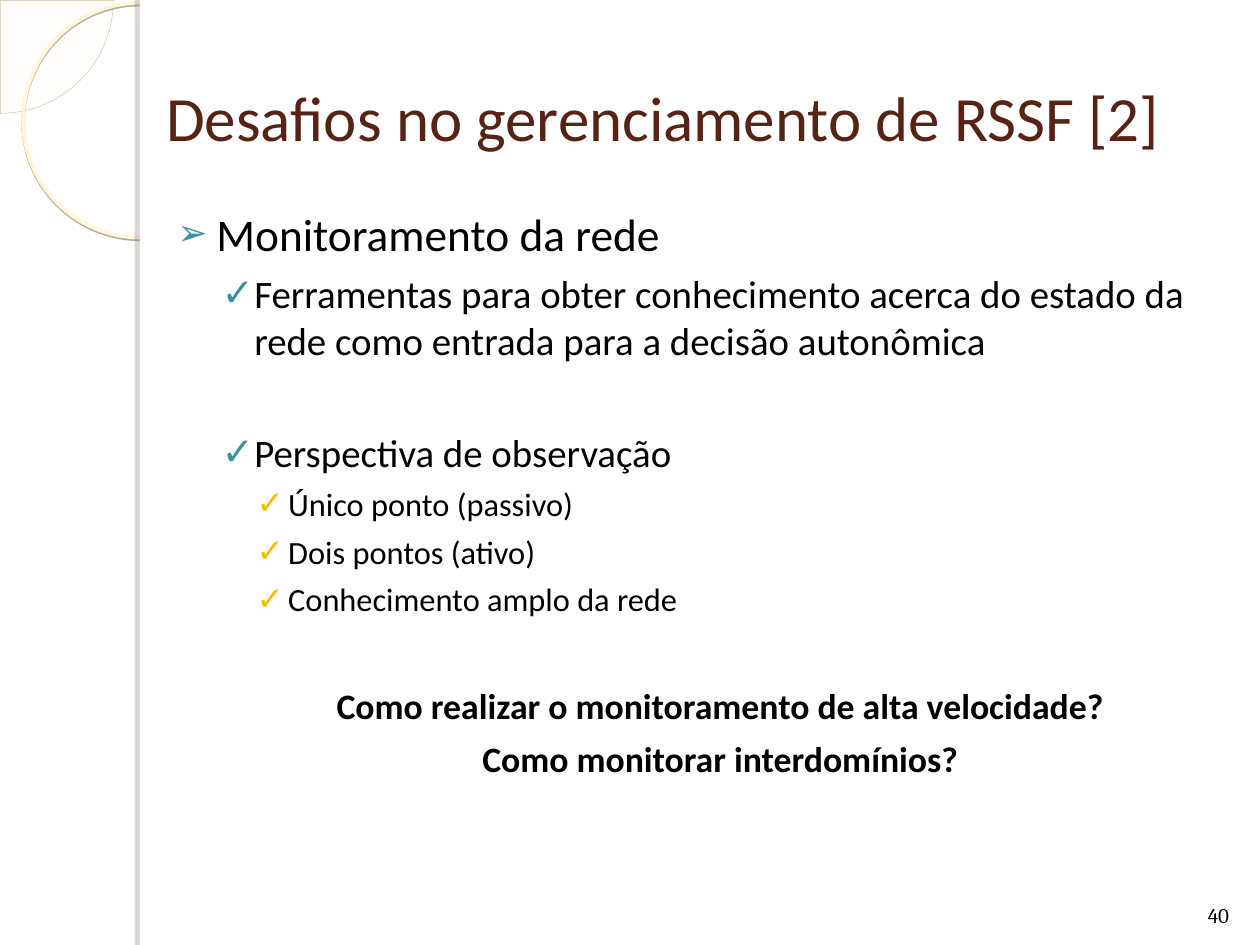
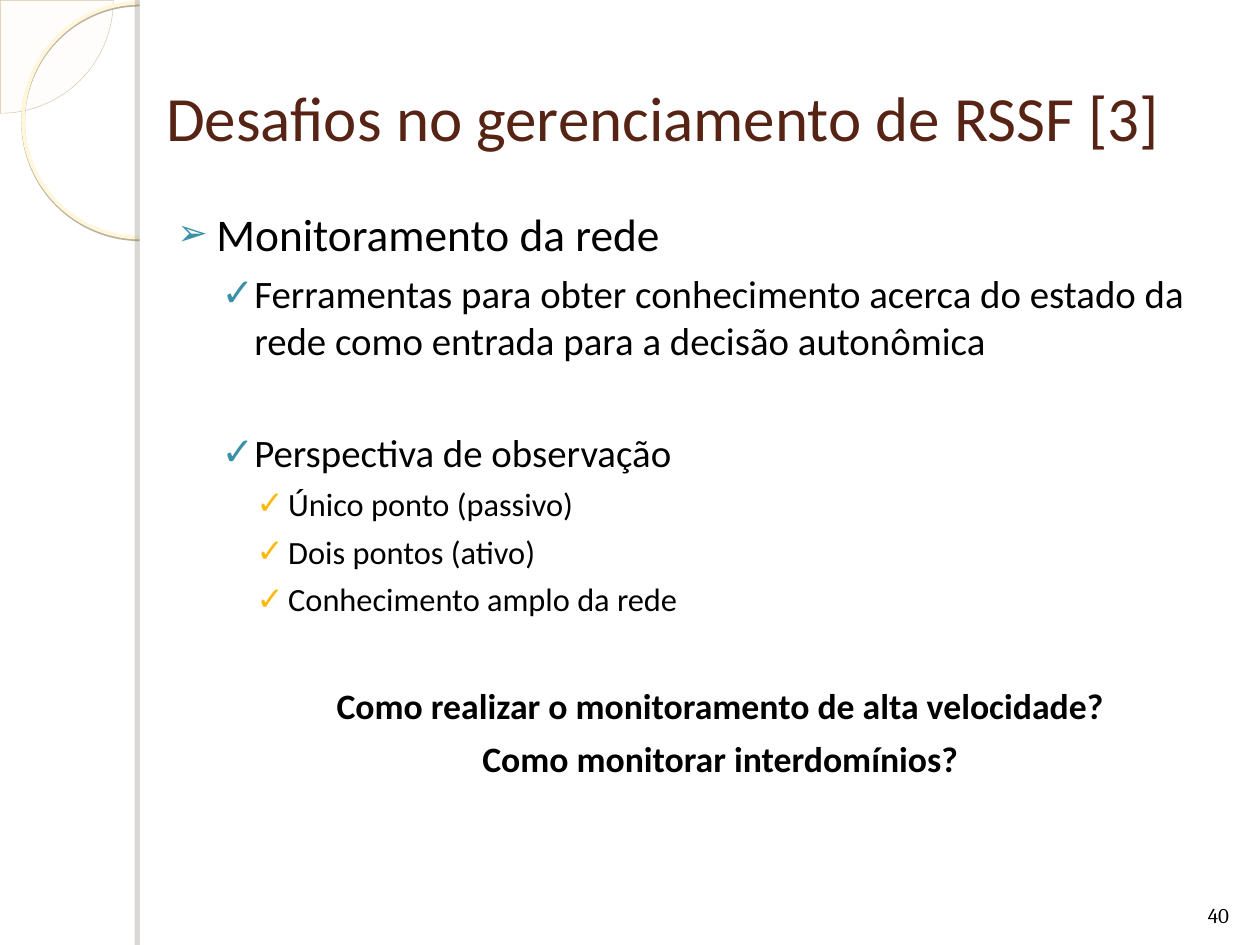
Before and after one commit to humbertogaliza/relatorio-mob655, a slide deck: slide 40 of Apresentação Redes Autonômicas.ppt. Drawn at 1260x945 pixels with LibreOffice and Linux fonts; fonts in the diff are those of the drawing; background and template pictures are left out. Boxes give left, top, right and bottom in pixels: in the first picture for what was removed or moved away, otherwise in the second. Text is boxed around its words. In the diff, an @@ line names an element or a change of style, - is before the commit and + after.

```diff
--- a/Apresentação Redes Autonômicas.ppt
+++ b/Apresentação Redes Autonômicas.ppt
@@ title at [166, 95, 1159, 152]: text changed @@
-Desafios no gerenciamento de RSSF [2]
+Desafios no gerenciamento de RSSF [3]
```
Also in this commit, not shown: 4 other slides changed, 2 slides removed, 1 other file.
